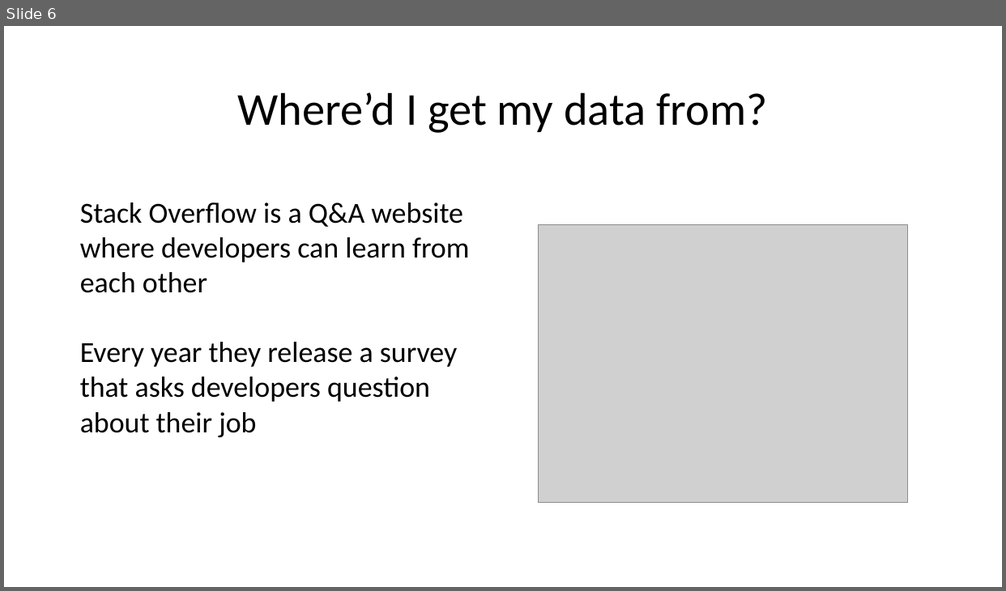
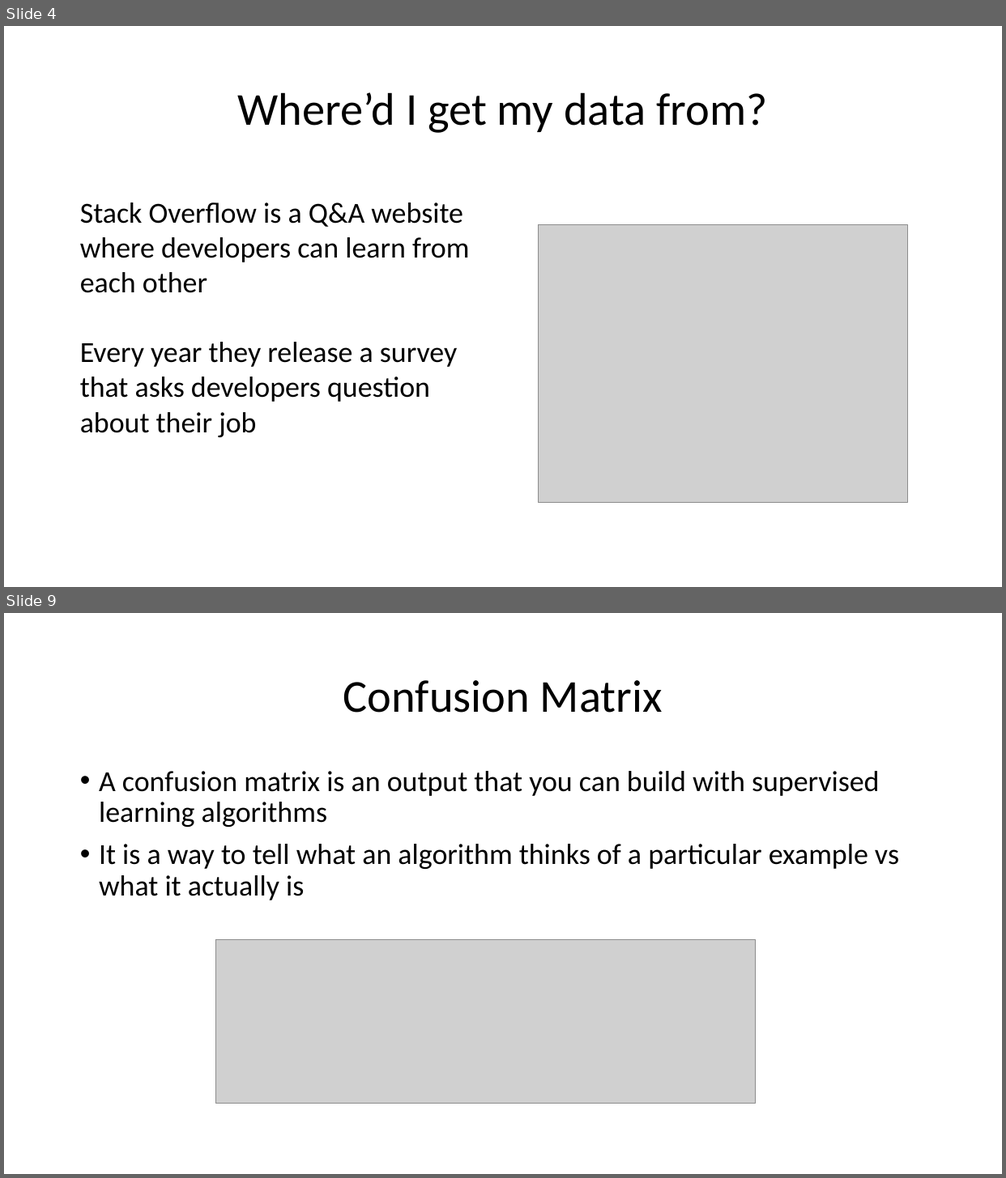
Before and after one commit to Iotaslair/DM-ML-Personal-Project, a slide deck: Presentations/For Me/Presentation.pptx. Shown one above the other, each under a label of ours: slide 6 before the commit, slides 4 and 9 after it; the slides between them are not shown. The pictures are 1006x591 and 1006x1178 pixels, drawn with LibreOffice and Linux fonts; fonts in the diff are those of the drawing; grey boxes stand for pictures. Boxes give left, top, right and bottom in pixels: in the first picture for what was removed or moved away, otherwise in the second. Text is boxed around its words. In the diff, an @@ line names an element or a change of style, - is before the commit and + after.

```diff
--- a/Presentations/For Me/Presentation.pptx
+++ b/Presentations/For Me/Presentation.pptx
@@ slide 9 added at <box>4,613,1002,1174</box>, background #FFFFFF @@
@@ title added at <box>343,680,663,713</box>, 44 pt, text #000000 @@
+Confusion Matrix
@@ text added at <box>99,771,899,901</box>, 28 pt, text #000000 @@
+• A confusion matrix is an output that you can build with supervised learning algorithms
+• It is a way to tell what an algorithm thinks of a particular example vs what it actually is
@@ picture added at <box>216,940,756,1103</box> @@
@@ what was slide 6 is now slide 4 @@
```
Also in this commit, not shown: 6 slides changed, 8 other slides added, 10 slides removed, 4 other files.
